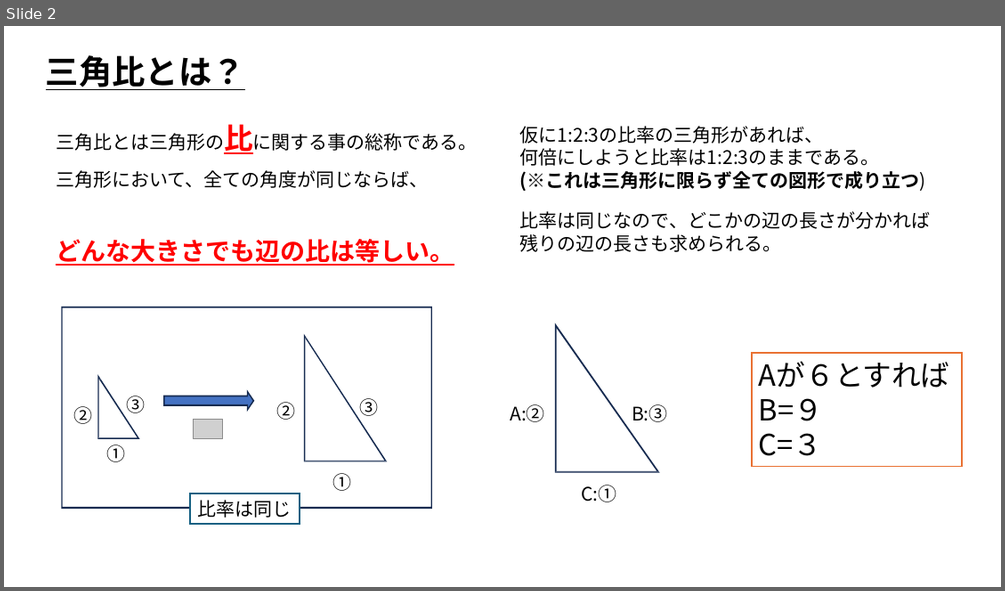
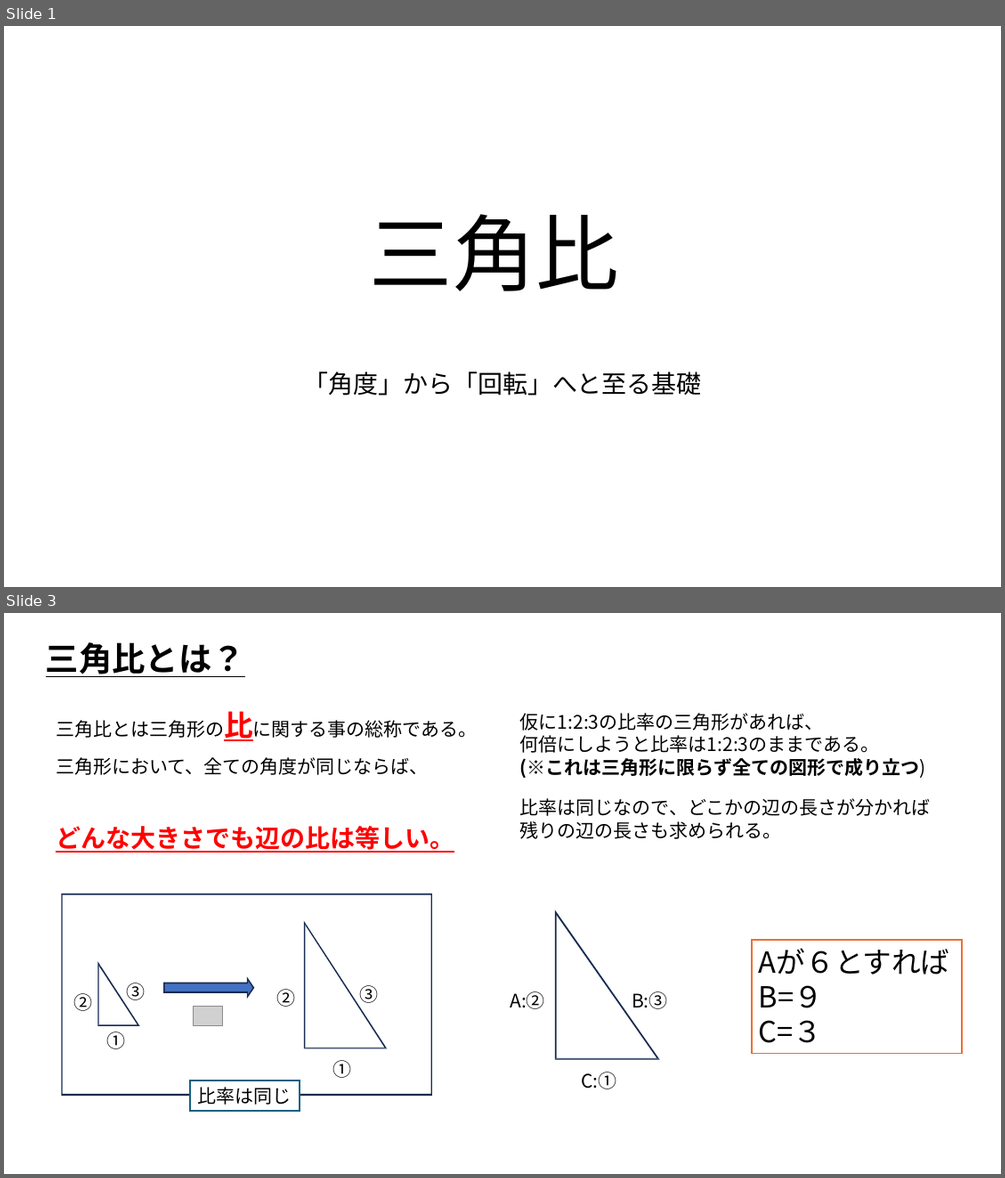
Before and after one commit to soma1795/GameMath, a slide deck: 03.三角比/三角比.pptx. Shown one above the other, each under a label of ours: slide 2 before the commit, slides 1 and 3 after it; the slides between them are not shown. The pictures are 1005x591 and 1005x1178 pixels, drawn with LibreOffice and Linux fonts; fonts in the diff are those of the drawing; grey boxes stand for pictures. Boxes give left, top, right and bottom in pixels: in the first picture for what was removed or moved away, otherwise in the second. Text is boxed around its words. In the diff, an @@ line names an element or a change of style, - is before the commit and + after.

```diff
--- a/03.三角比/三角比.pptx
+++ b/03.三角比/三角比.pptx
@@ slide 1 added at <box>4,26,1001,587</box>, background #FFFFFF @@
@@ text added at <box>370,214,619,291</box>, 80 pt, text #000000 @@
+三角比
@@ text added at <box>304,371,702,395</box>, 24 pt, text #000000 @@
+「角度」から「回転」へと至る基礎
@@ what was slide 2 is now slide 3 @@
```
Also in this commit, not shown: 2 slides changed.
